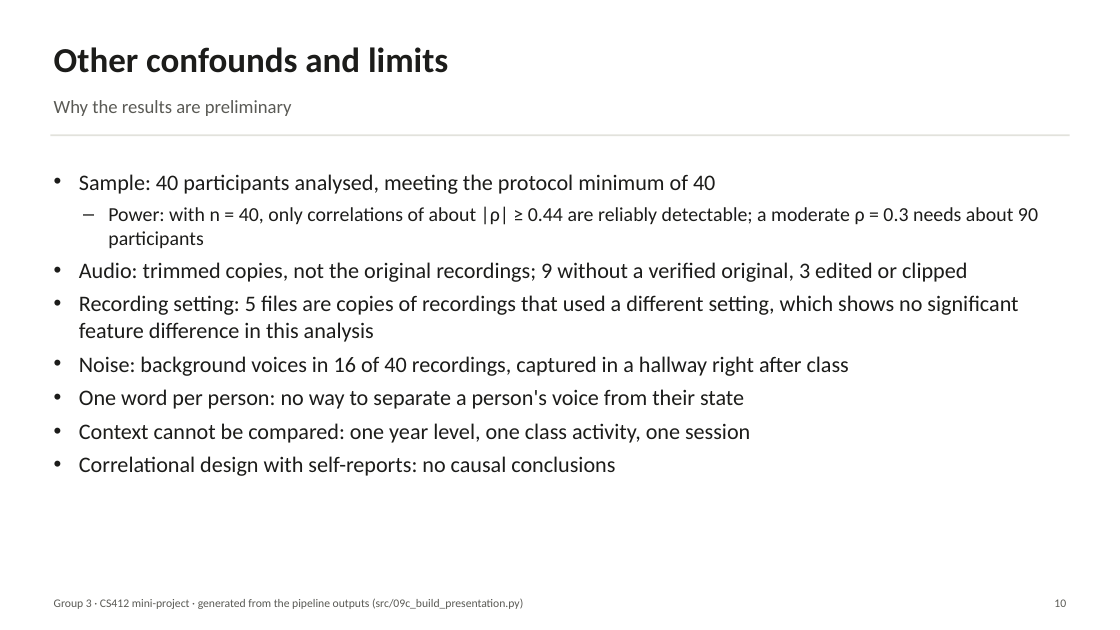
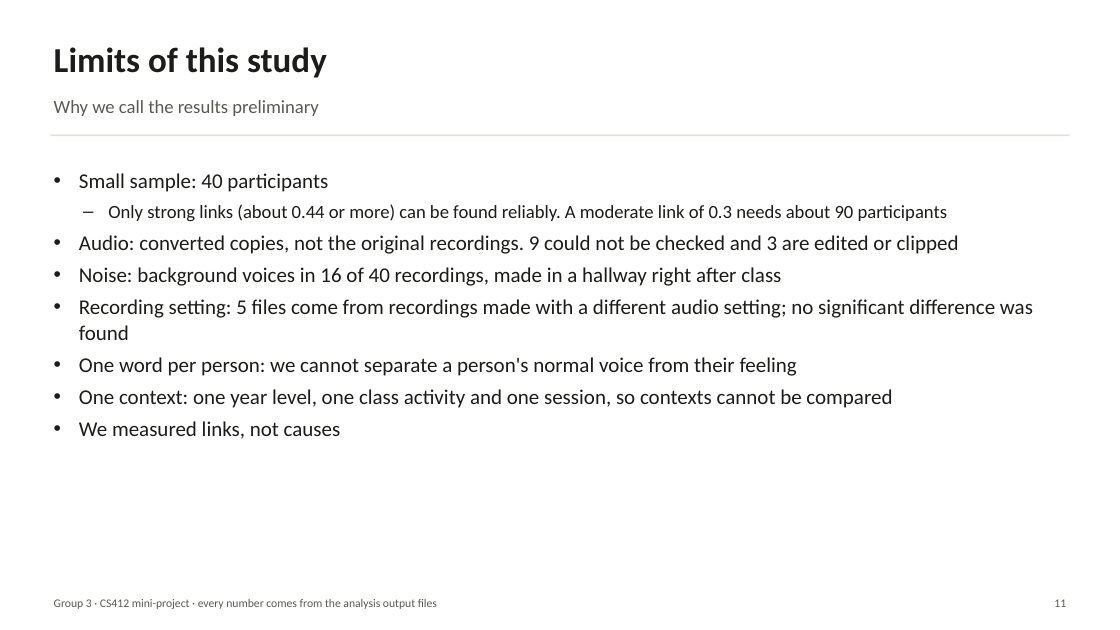
Before and after one commit to everyonehatesralph/AC_miniproject, a slide deck: slide 11 of reports/presentation/G3_results_presentation.pptx (slide 10 before the commit). Drawn at 1120x630 pixels with LibreOffice and Linux fonts; fonts in the diff are those of the drawing. Boxes give left, top, right and bottom in pixels: in the first picture for what was removed or moved away, otherwise in the second. Text is boxed around its words. In the diff, an @@ line names an element or a change of style, - is before the commit and + after.

```diff
--- a/reports/presentation/G3_results_presentation.pptx
+++ b/reports/presentation/G3_results_presentation.pptx
@@ text at (54, 47, 327, 78): text changed @@
-Other confounds and limits
+Limits of this study
@@ text at (54, 100, 319, 116): text changed @@
-Why the results are preliminary
+Why we call the results preliminary
@@ text at (79, 173, 1033, 439): text changed; size 19 to 18 pt @@
-• Sample: 40 participants analysed, meeting the protocol minimum of 40
-– Power: with n = 40, only correlations of about |ρ| ≥ 0.44 are reliably detectable; a moderate ρ = 0.3 needs about 90 participants
-• Audio: trimmed copies, not the original recordings; 9 without a verified original, 3 edited or clipped
-• Recording setting: 5 files are copies of recordings that used a different setting, which shows no significant feature difference in this analysis
-• Noise: background voices in 16 of 40 recordings, captured in a hallway right after class
-• One word per person: no way to separate a person's voice from their state
-• Context cannot be compared: one year level, one class activity, one session
-• Correlational design with self-reports: no causal conclusions
+• Small sample: 40 participants
+– Only strong links (about 0.44 or more) can be found reliably. A moderate link of 0.3 needs about 90 participants
+• Audio: converted copies, not the original recordings. 9 could not be checked and 3 are edited or clipped
+• Noise: background voices in 16 of 40 recordings, made in a hallway right after class
+• Recording setting: 5 files come from recordings made with a different audio setting; no significant difference was found
+• One word per person: we cannot separate a person's normal voice from their feeling
+• One context: one year level, one class activity and one session, so contexts cannot be compared
+• We measured links, not causes
@@ text at (54, 599, 437, 609): text changed @@
-Group 3 · CS412 mini-project · generated from the pipeline outputs (src/09c_build_presentation.py)
+Group 3 · CS412 mini-project · every number comes from the analysis output files
@@ text at (1054, 599, 1066, 607): text changed @@
-10
+11
```
Also in this commit, not shown: 10 other slides changed, 2 slides added, 1 slide removed, 12 other files.
